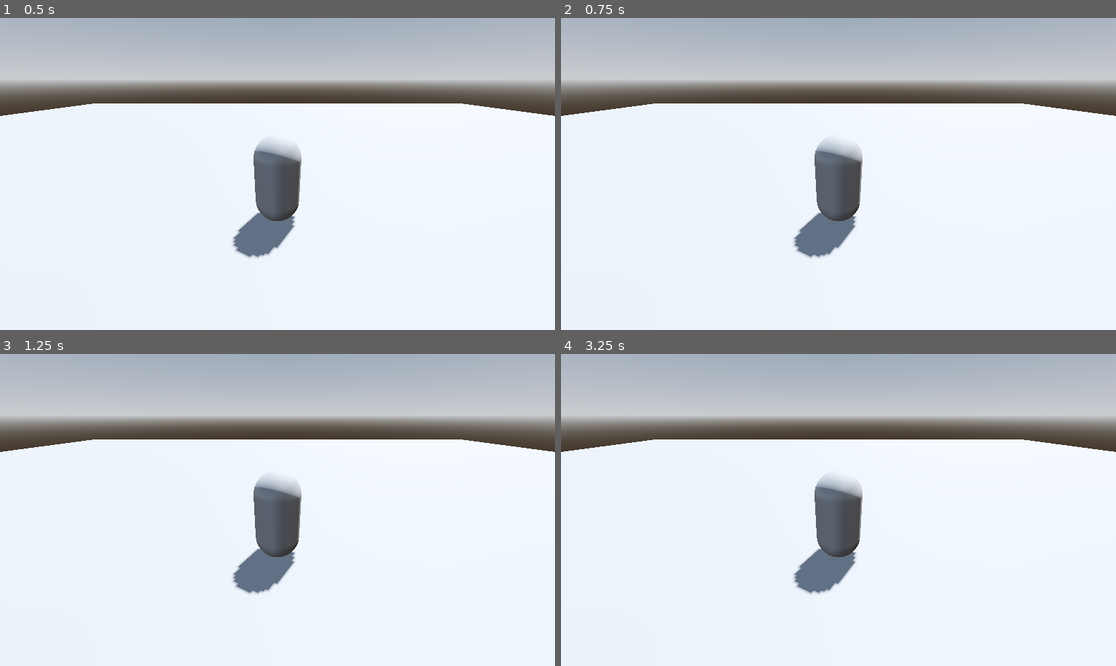
Above: before the commit, frames 1-4 (two rows, left to right).
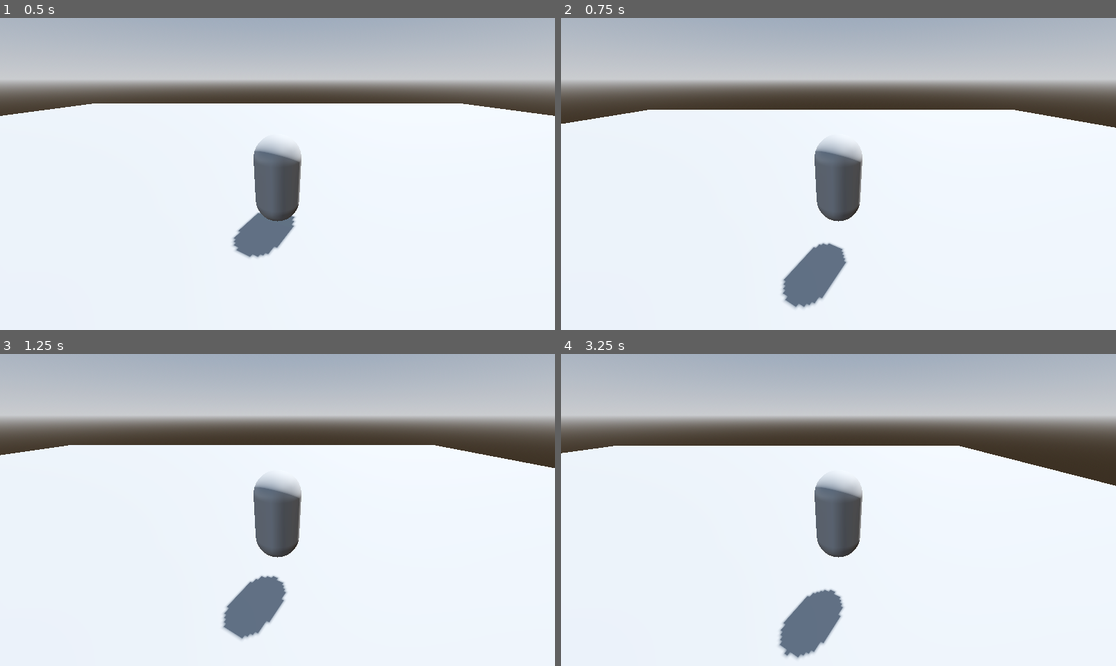
Above: after the commit, the same moments.

Repository: ricky-yosh/action-combat-rpg
Game: Godot game, scene res://Levels/level.tscn
Same seed, same stepped clock (60 frames per second), same inputs: the game is played once before the commit and once after it.
Inputs:
- Up to frame 1 (0.5 s): no input
- Up to frame 2 (0.75 s): tap Enter (ui_accept) at 0.5, 0.6 s; hold D (move_right, bound only after the commit) from 0.53 s (still down)
- Up to frame 3 (1.25 s): keep holding D (move_right, bound only after the commit); tap Enter (ui_accept) at 0.77, 1.07 s
- Up to frame 4 (3.25 s): release D (move_right, bound only after the commit) at 1.28 s; hold S (move_back, bound only after the commit) 1.28-2.03 s; tap Enter (ui_accept) at 1.35, 1.52, 1.82, 2.1, 2.85, 3.02 s; hold D (move_right, bound only after the commit) 2.03-2.78 s; hold W (move_forward, bound only after the commit) from 2.78 s (still down)

Frame 1 is identical in both runs. In frame 2, 4.5% of the frame differs, in the area x 0-100%, y 27-94%; in frame 3, 4.3%; in frame 4, 6.0%, in the area x 0-100%, y 27-98%.

Commit message:
Scripting movement

Diff:
--- a/action-combat-rpg/Levels/level.tscn
+++ b/action-combat-rpg/Levels/level.tscn
@@ -26,6 +26,7 @@
 
 [node name="CSGBox3D" type="CSGBox3D" parent="."]
 transform = Transform3D(1, 0, 0, 0, 1, 0, 0, 0, 1, 0.0052189827, -1.1920929e-07, -0.00374341)
+use_collision = true
 size = Vector3(50, 0, 50)
 
 [node name="Player" parent="." instance=ExtResource("1_80vhd")]
--- /dev/null
+++ b/action-combat-rpg/player/player.gd
@@ -0,0 +1,28 @@
+extends CharacterBody3D
+
+
+const SPEED = 5.0
+const JUMP_VELOCITY = 4.5
+
+
+func _physics_process(delta: float) -> void:
+	# Add the gravity.
+	if not is_on_floor():
+		velocity += get_gravity() * delta
+
+	# Handle jump.
+	if Input.is_action_just_pressed("ui_accept") and is_on_floor():
+		velocity.y = JUMP_VELOCITY
+
+	# Get the input direction and handle the movement/deceleration.
+	# As good practice, you should replace UI actions with custom gameplay actions.
+	var input_dir := Input.get_vector("move_left", "move_right", "move_forward", "move_back")
+	var direction := (transform.basis * Vector3(input_dir.x, 0, input_dir.y)).normalized()
+	if direction:
+		velocity.x = direction.x * SPEED
+		velocity.z = direction.z * SPEED
+	else:
+		velocity.x = move_toward(velocity.x, 0, SPEED)
+		velocity.z = move_toward(velocity.z, 0, SPEED)
+
+	move_and_slide()
--- a/action-combat-rpg/player/player.tscn
+++ b/action-combat-rpg/player/player.tscn
@@ -1,10 +1,13 @@
-[gd_scene load_steps=3 format=3 uid="uid://v2khj85gxssc"]
+[gd_scene load_steps=4 format=3 uid="uid://v2khj85gxssc"]
+
+[ext_resource type="Script" uid="uid://dka3nh5un84u4" path="res://player/player.gd" id="1_oul6g"]
 
 [sub_resource type="CapsuleShape3D" id="CapsuleShape3D_kqu6x"]
 
 [sub_resource type="CapsuleMesh" id="CapsuleMesh_oul6g"]
 
 [node name="Player" type="CharacterBody3D"]
+script = ExtResource("1_oul6g")
 
 [node name="CollisionShape3D" type="CollisionShape3D" parent="."]
 shape = SubResource("CapsuleShape3D_kqu6x")
--- a/action-combat-rpg/project.godot
+++ b/action-combat-rpg/project.godot
@@ -14,3 +14,26 @@
 run/main_scene="uid://d14mf81cmioqs"
 config/features=PackedStringArray("4.5", "Forward Plus")
 config/icon="res://icon.svg"
+
+[input]
+
+move_forward={
+"deadzone": 0.2,
+"events": [Object(InputEventKey,"resource_local_to_scene":false,"resource_name":"","device":-1,"window_id":0,"alt_pressed":false,"shift_pressed":false,"ctrl_pressed":false,"meta_pressed":false,"pressed":false,"keycode":0,"physical_keycode":87,"key_label":0,"unicode":119,"location":0,"echo":false,"script":null)
+]
+}
+move_back={
+"deadzone": 0.2,
+"events": [Object(InputEventKey,"resource_local_to_scene":false,"resource_name":"","device":-1,"window_id":0,"alt_pressed":false,"shift_pressed":false,"ctrl_pressed":false,"meta_pressed":false,"pressed":false,"keycode":0,"physical_keycode":83,"key_label":0,"unicode":114,"location":0,"echo":false,"script":null)
+]
+}
+move_left={
+"deadzone": 0.2,
+"events": [Object(InputEventKey,"resource_local_to_scene":false,"resource_name":"","device":-1,"window_id":0,"alt_pressed":false,"shift_pressed":false,"ctrl_pressed":false,"meta_pressed":false,"pressed":false,"keycode":0,"physical_keycode":65,"key_label":0,"unicode":97,"location":0,"echo":false,"script":null)
+]
+}
+move_right={
+"deadzone": 0.2,
+"events": [Object(InputEventKey,"resource_local_to_scene":false,"resource_name":"","device":-1,"window_id":0,"alt_pressed":false,"shift_pressed":false,"ctrl_pressed":false,"meta_pressed":false,"pressed":false,"keycode":0,"physical_keycode":68,"key_label":0,"unicode":115,"location":0,"echo":false,"script":null)
+]
+}
Not shown, added: action-combat-rpg/player/player.gd.uid
